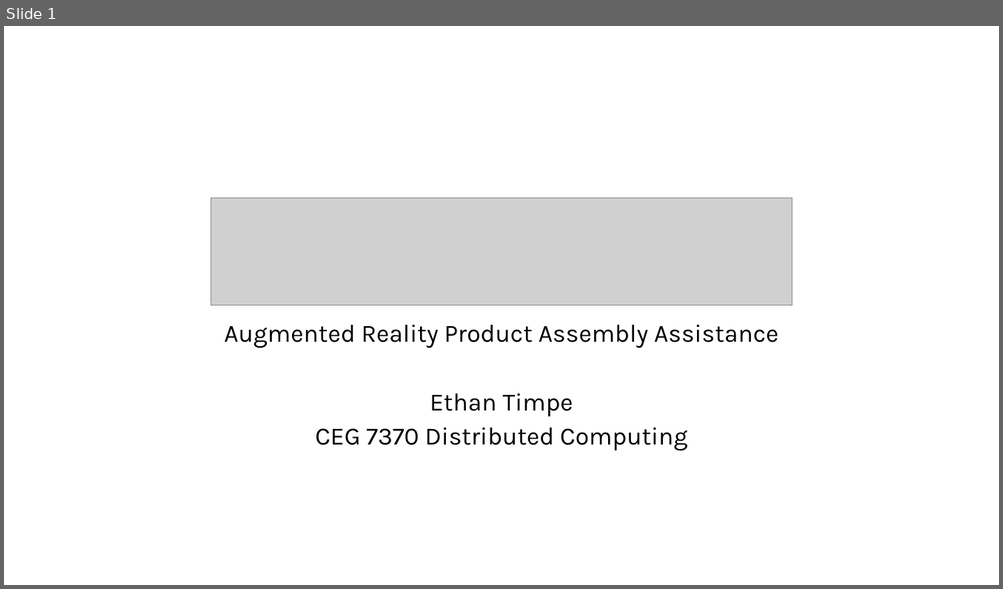
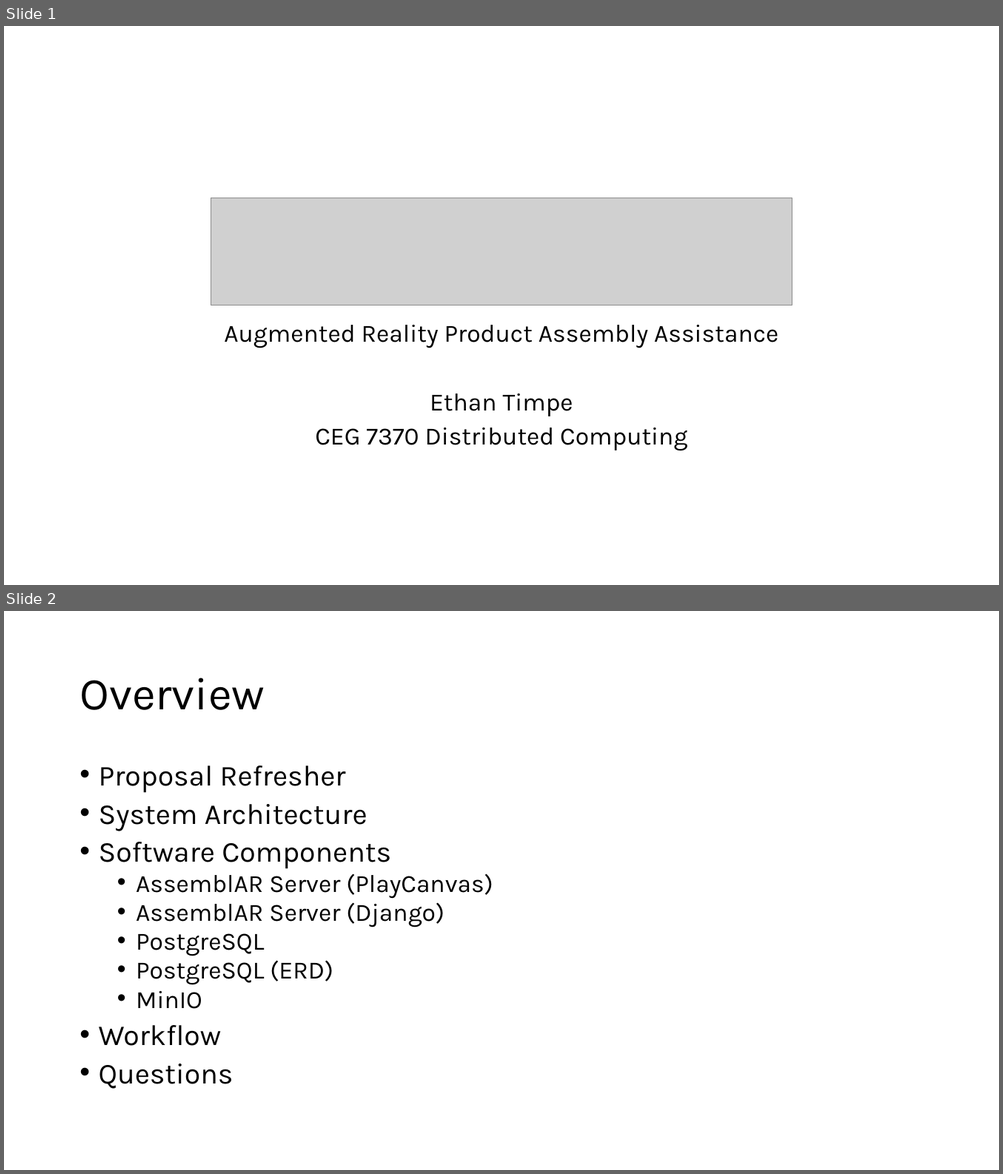
Before and after one commit to ethantimpe/AssemblAR, a slide deck: docs/slides/AssemblAR-Design.pptx. Shown one above the other, each under a label of ours: slide 1 before the commit, slides 1 and 2 after it. The pictures are 1003x589 and 1003x1174 pixels, drawn with LibreOffice and Linux fonts; fonts in the diff are those of the drawing; grey boxes stand for pictures. Boxes give left, top, right and bottom in pixels: in the first picture for what was removed or moved away, otherwise in the second. Text is boxed around its words. In the diff, an @@ line names an element or a change of style, - is before the commit and + after.

```diff
--- a/docs/slides/AssemblAR-Design.pptx
+++ b/docs/slides/AssemblAR-Design.pptx
@@ slide 2 added at box(4, 611, 999, 1170), background #FFFFFF @@
@@ title added at box(79, 678, 264, 710), 44 pt, text #000000 @@
+Overview
@@ text added at box(99, 766, 492, 1089), 24 pt, text #000000 @@
+• Proposal Refresher
+• System Architecture
+• Software Components
+  • AssemblAR Server (PlayCanvas)
+  • AssemblAR Server (Django)
+  • PostgreSQL
+  • PostgreSQL (ERD)
+  • MinIO
+• Workflow
+• Questions
```
Also in this commit, not shown: 1 slide changed, 7 other slides added.
